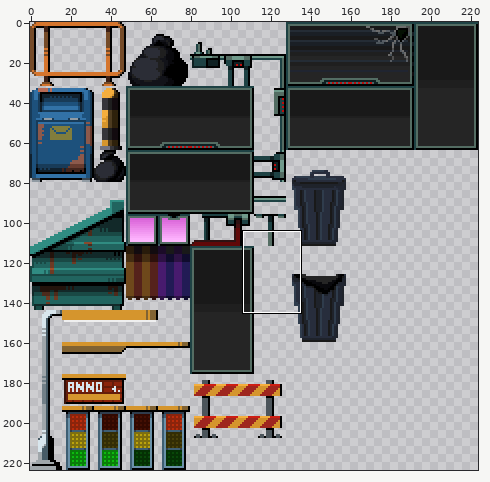
Sprite sheet: Assets/Arts/Tiles/Sidescroller Shooter - Central City/Assets/Props-01.png. The picture above shows the old version from afar; the outline marks the close-up.
Close-up. Old version:
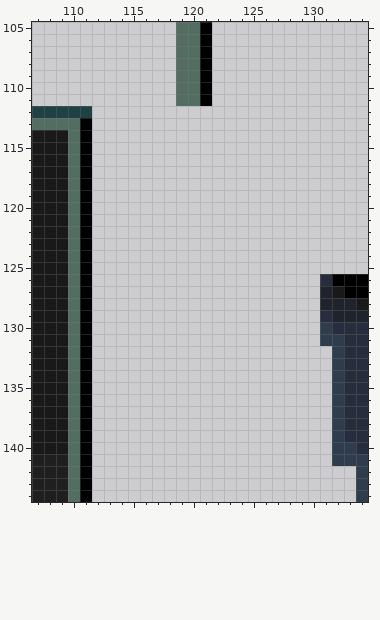
The file is 224x224 pixels. Colours within 5 levels of each other are drawn and written as one. Shown: x 107..134, y 105..144.
And afterwards:
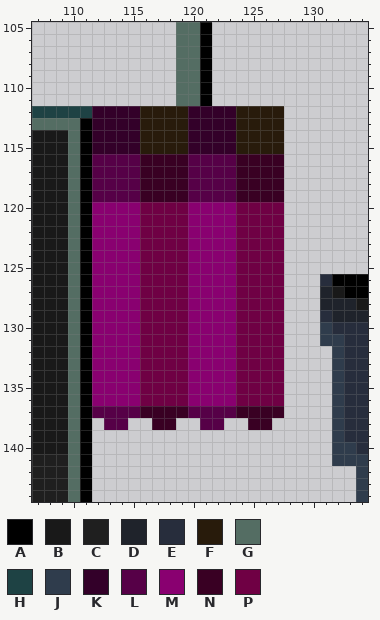
Palette (. is transparent): A #000000  B #191919  C #1f1f1f  D #1f232b  E #272d3c  F #281b0b  G #546d63  H #1e4244  J #2f3c4c  K #330029  L #560047  M #890070  N #390023  P #6f0044
Diff:
y 112..115: x 112..127 ................ -> KKKKFFFFKKKKFFFF
y 116..119: x 112..127 ................ -> LLLLNNNNLLLLNNNN
y 120..136: x 112..127 ................ -> MMMMPPPPMMMMPPPP
y 137: x 112..127 ................ -> LLLLNNNNLLLLNNNN
y 138: x 113..114 .. -> LL; x 117..118 .. -> NN; x 121..122 .. -> LL; x 125..126 .. -> NN
Boxes around the changes in both close-ups, in picture pixels (x1, y1, x2, y2):
added: (92, 106, 284, 430)
